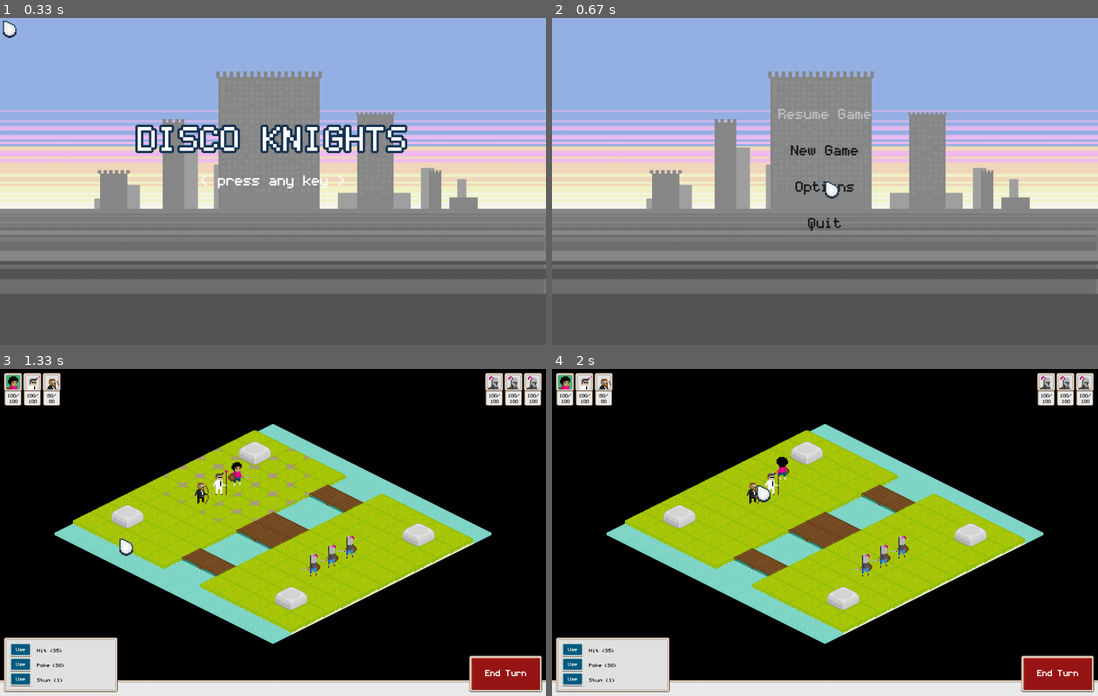
Above: before the commit, frames 1-4 (two rows, left to right).
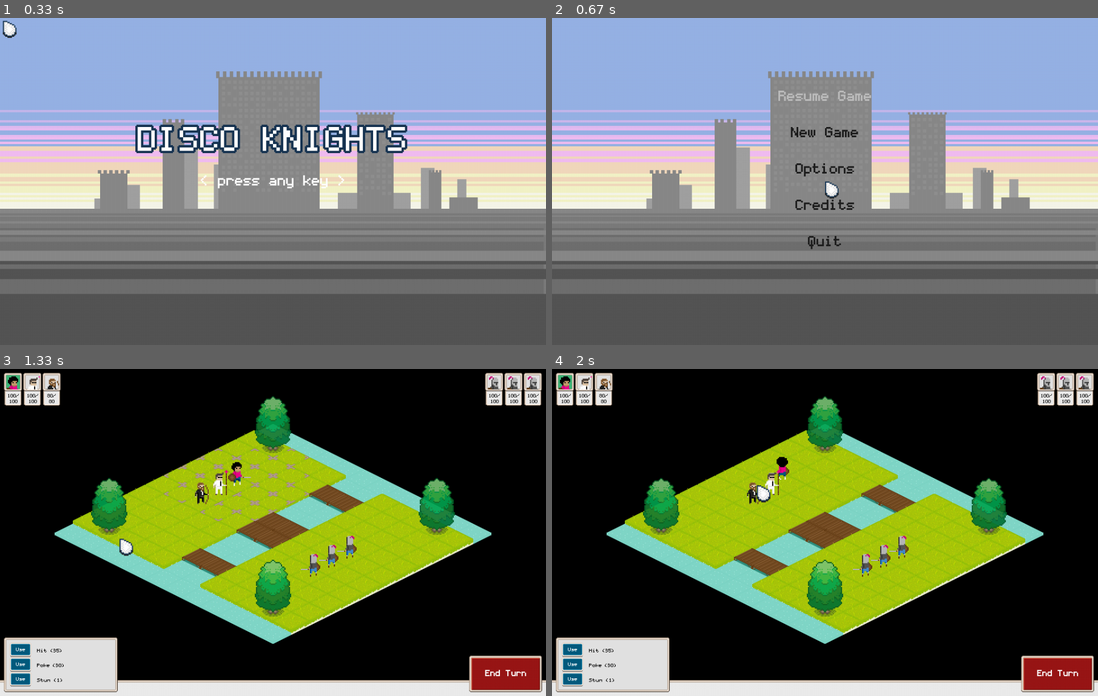
Above: after the commit, the same moments.

Repository: roopepal/discoknights
Game: pygame game, started from main.py
Same seed, same stepped clock (60 frames per second), same inputs: the game is played once before the commit and once after it.
Inputs (mouse positions are in pixels of both pictures, inside the frame that each line leads up to):
- Up to frame 1 (0.33 s): no input
- Up to frame 2 (0.67 s): click (825, 181) at 0.38 s
- Up to frame 3 (1.33 s): click "New Game" at 0.72 s; click "Map 1" at 1.05 s
- Up to frame 4 (2 s): press the mouse at (1059, 673) at 1.37 s; move the mouse to (917, 627) at 1.47 s; release the mouse at (770, 584) at 1.6 s; click (754, 486) at 1.72 s

Frame 1 is identical in both runs. In frame 2, 1.4% of the frame differs, in the area x 41-59%, y 22-71%; in frame 3, 4.4%, in the area x 16-84%, y 8-76%; in frame 4, 4.4%.

Commit message:
Added: config reader error handling, sound effects, credits

Diff:
--- a/action.py
+++ b/action.py
@@ -1,4 +1,6 @@
+from constants import MUSIC_DIR
 from queue import Queue
+import pygame, os
 
 class Action(object):
 
@@ -7,23 +9,35 @@
 	HEAL = 2
 	STUN = 3
 
-	def __init__(self, character, action_type, strength, action_range, name):
+	def __init__(self, character, action_type, strength, action_range, name, sound=None):
 		self.type = action_type
 		self.strength = strength
 		self.range = action_range
 		self.name = name
 		self.character = character
 
+		if sound:
+			self.sound = pygame.mixer.Sound(os.path.join(MUSIC_DIR, sound))
+		else:
+			self.sound = None
+
 
 	def perform(self, target_coordinates):
+		# Play action sound if sound effects are enabled and there is a sound
+		if self.sound and self.character.map.state.state_mgr.sound_effects:
+			self.sound.play()
+
 		# Turn towards target
 		self.character.turn_towards(target_coordinates)
+
 		# Get character at target square
 		target_character = self.character.map.square_at(target_coordinates).character
+
 		# If no character at the target coordinates
 		if not target_character:
 			print("Missed!")
 			return "Missed!"
+
 		else:
 			if self.type == Action.DAMAGE:
 				target_character.damage(self.strength)
--- a/ai.py
+++ b/ai.py
@@ -18,9 +18,8 @@
 			if not c.ai and not c.dead:
 				possible_targets.append(c)
 
-		# Prepare for Lee algorithm for distance calculations. Give every square a
-		# distance value. A large range ensures that all reachable squares on the
-		# map get covered.
+		# Prepare for Lee algorithm for distance calculations. Give every square a distance
+		# value. A large range ensures that all reachable squares on the map get covered.
 		full_range = self.character.map.width * self.character.map.height - 1
 		self.map.set_in_range(full_range, self.character.coordinates)
 
@@ -39,6 +38,8 @@
 				path = self.character.get_shortest_path(t.coordinates, ignore_range=True)
 				if path:
 					path_len = len(path)
+
+					print(t, path_len)
 
 					if not closest_enemy_path_len or path_len < closest_enemy_path_len:
 						closest_enemy = t
--- a/character.py
+++ b/character.py
@@ -70,9 +70,9 @@
 			self.health = self.max_health
 
 
-	def add_action(self, action_type, strength, action_range, description):
+	def add_action(self, action_type, strength, action_range, name, sound):
 		# Adds an action that the character can perform.
-		self.actions.append( Action(self, action_type, strength, action_range, description) )
+		self.actions.append( Action(self, action_type, strength, action_range, name, sound) )
 
 
 	def use_action(self, index, target_coordinates):
@@ -170,7 +170,7 @@
 
 				# if square is reachable, has a smaller range count from
 				# the starting point, and is walkable and empty
-				if not square.range_count == 0 and square.range_count < current_range_count \
+				if square and not square.range_count == 0 and square.range_count < current_range_count \
 				  and square.type.walkable and square.is_empty():
 					# add to the shortest path
 					path.append(n)
--- a/config_reader.py
+++ b/config_reader.py
@@ -10,6 +10,11 @@
 # can be used to get json representation of the config after reading
 #import json
 
+class ConfigFileError(Exception):
+	'''Defines an exception that the config reader throws in case of a corrupted file.'''
+
+	def __init__(self, message):
+		super(ConfigFileError, self).__init__(message)
 
 
 class ConfigReader(object):
@@ -27,45 +32,117 @@
 		file.close()
 
 
+	def check_parentheses(self, input):
+		'''Checks the given input for correct parentheses, brackets, and braces. Reports the line number for an error.'''
+
+		stack = []
+		line_nr = 0
+
+		for line in input:
+			line_nr += 1
+
+			# for each character in the line
+			for char in line:
+				# put openings in stack
+				if char == '(' or char == '[' or char == '{':
+					stack.append(char)
+
+				# check closings from stack
+				elif char == ')':
+					if len(stack) == 0:
+						raise ConfigFileError("Unmatched parentheses. Line {:}.".format(line_nr))
+					elif stack[-1] == '(':
+						stack.pop()
+					else:
+						raise ConfigFileError("Unmatched parentheses. Line {:}.".format(line_nr))
+
+				elif char == ']':
+					if len(stack) == 0:
+						raise ConfigFileError("Unmatched brackets. Line {:}.".format(line_nr))
+					elif stack[-1] == '[':
+						stack.pop()
+					else:
+						raise ConfigFileError("Unmatched brackets. Line {:}".format(line_nr))
+
+				elif char == '}':
+					if len(stack) == 0:
+						raise ConfigFileError("Unmatched braces. Line {:}.".format(line_nr))
+					elif len(stack) == 0 or stack[-1] == '{':
+						stack.pop()
+					else:
+						raise ConfigFileError("Unmatched braces. Line {:}".format(line_nr))
+
+		# if stack is not empty, there are unclosed closures
+		if not len(stack) == 0:
+
+			# inform what need to be closed
+			unclosed = ""
+			item_count = 0
+
+			for item in stack:
+				item_count += 1
+
+				# add commas if needed
+				if item_count > 1:
+					unclosed += ", "
+
+				unclosed += str(item)
+
+			raise ConfigFileError("Some closures not closed. Found unclosed '{:}'".format(unclosed))
+
+
 	def read_config(self, input):
-		'''Read config files and build a nested dictionary.'''
+		'''Read config files and return the contents in a dictionary form.'''
+
+		# Check input for matching parentheses, brackets, and braces.
+		self.check_parentheses(input)
+
+		# Return to beginning of file
+		input.seek(0)
 
 		self.config = []
 		self.current_line = ''
 		self.line_count = 0
 		self.block_index = -1
 
+		# Define 'next line' helper method
 		def nl():
+			'''Proceeds to the next line on the file.'''
 			self.current_line = input.readline().strip()
 			self.line_count += 1
 
+		# Count lines
 		self.lines_in_file = 0
 		for line in input:
 			self.lines_in_file += 1
 
+		# Ensure that the reader is in the beginning of the file
 		input.seek(0)
 
+		# Read first line
 		nl()
 
-		#header_parts = self.current_line.split()
-
-		'''
+		# check header
+		header_parts = self.current_line.split()
+
 		if header_parts[0] != "DISCO":
-			# raise error
-			print()
+			raise ConfigFileError("Unknown file type. Check file header.")
+
 		if header_parts[1] != "KNIGHTS":
-			# raise error
+			raise ConfigFileError("Unknown file type. Check file header.")
+
 		if header_parts[2].strip().lower() != 'config':
-			# raise error
-		'''
-
+			raise ConfigFileError("Unknown file type. Check file header.")
+
+
+		# go through the file line by line until no lines left
 		while self.line_count <= self.lines_in_file:
 
 			# If line doesn't start with #, go to the next line
 			if not self.current_line.startswith('#'):
 				nl()
 
-			# If the line is empty or a comment, jump back to the beginning of the loop
+			# If the line is empty or a comment, jump back to the beginning of the loop to go to the next line
 			if self.current_line == '' or self.current_line.startswith("//"):
 				continue
 
@@ -82,8 +159,10 @@
 					nl()
 
 				elif ":" in self.current_line:
+					# split the line where there is a colon
 					line_parts = self.current_line.split(":")
-					# If there's a beginning bracket after the colon, put the following into a list or a dict
+
+					# If there's a beginning curly brace after the colon, put the following parts into a list or a dict
 					if line_parts[1].strip() == "{":
 
 						# Save the key, it will be lost if a dict is created
@@ -94,35 +173,50 @@
 						if ":" in self.current_line:
 							self.config[self.block_index][key] = {}
 
+							# A closing curly brace on the line closes the dictionary
 							while not "}" in self.current_line:
+
+								# Separate keys and values
 								line_parts = self.current_line.split(":")
 
-								# If there is multiple values, create a list of the values
+								# If there is multiple values separated with commas, create a list of the values
 								if "," in line_parts[1]:
 									self.config[self.block_index][key][line_parts[0]] = [ value.strip() for value in line_parts[1].split(",") ]
+
+								# Otherwise just strip the value from extra spaces
 								else:
 									self.config[self.block_index][key][line_parts[0]] = line_parts[1].strip()
+
+								# Go to the next line
 								nl()
 
 						# If there is no colon, create a list
 						else:
 							self.config[self.block_index][key] = []
 
+							# A closing curly brace closes the list, keep going until there is one
 							while not "}" in self.current_line:
+
+								# Append the values separates by spaces to the list
 								self.config[self.block_index][key].append(self.current_line.split())
+
+								# Go to the next line
 								nl()
 
-						# Ending bracket was found, go to next line
+						# Ending bracket was found, go to the next line
 						nl()
 
-					# If there's no beginning bracket, just take the value and do not create another structure
+					# If there's no beginning bracket, take the value and do not create another structure
 					else:
 						self.config[self.block_index][line_parts[0]] = line_parts[1].strip()
+
+						# Go to the next line
 						nl()
 
 		#print("The following config was created:")
 		#print(json.dumps(self.config, indent=2))
 
+		# Return the config dictionary built
 		return self.config
 
 
@@ -138,7 +232,10 @@
 			# Square types
 			if item["id"].lower() == "squaretype":
 				print("Building squaretype '{:}'...".format(item["name"]))
-				mp.add_squaretype(
+
+				# Try adding a square type based on the config file
+				try:
+					mp.add_squaretype(
 					SquareType(
 						item["name"],
 						item["short"],
@@ -146,11 +243,16 @@
 						item["sprite"]
 						)
 					)
+				except:
+					raise ConfigFileError("There was a problem building the square type '{:}'. Make sure the map configuration file is properly formatted.".format(item["name"]))
 
 			# Object types
 			elif item["id"].lower() == "object":
 				print("Building object type '{:}'...".format(item["name"]))
-				mp.add_object_type(
+
+				# Try adding an object type based on the config file
+				try:
+					mp.add_object_type(
 					ObjectType(
 						item["name"],
 						item["short"],
@@ -159,15 +261,22 @@
 						int(item["offset_y"])
 						)
 					)
-
-			# Map squares and objects in squares
+				except:
+					raise ConfigFileError("There was a problem building the object type '{:}'. Make sure the map configuration file is properly formatted.".format(item["name"]))
+
+			# Build map squares and objects in squares
 			elif item["id"].lower() == "map" and int(item["index"]) == map_index:
 				print("Building map...")
-				mp.build_squares(
+
+				# Try building based on the config file
+				try:
+					mp.build_squares(
 					int( item["height"] ),
 					int( item["width"] ),
 					item["squares"]
 					)
+				except:
+					raise ConfigFileError("There was a problem building map number {:}. Make sure the map configuration file is properly formatted.".format(item["index"]))
 
 		# return built map base
 		return mp
@@ -189,47 +298,68 @@
 				else:
 					walk_sprites = None
 
-				# create a new Character object
-				new_character = Character(
-									item["name"],
-									int(item["max_health"]),
-									int(item["move_range"]),
-									item["is_ai"].lower() == "true",
-									item["stand_sprites"],
-									walk_sprites
-									)
-
-				# read coordinates to add character at
-				coordinates = Coordinates(int(item["x"]), int(item["y"]))
+				# Try creating a new Character object
+				try:
+					new_character = Character(
+										item["name"],
+										int(item["max_health"]),
+										int(item["move_range"]),
+										item["is_ai"].lower() == "true",
+										item["stand_sprites"],
+										walk_sprites
+										)
+				except:
+					raise ConfigFileError("There was a problem building character '{:}'. Make sure the map configuration file is properly formatted.".format(item["name"]))
+
+				# try to read coordinates to add character at
+				try:
+					coordinates = Coordinates(int(item["x"]), int(item["y"]))
+				except:
+					raise ConfigFileError("Invalid coordinates for character '{:}'. Make sure the map configuration file is properly formatted.".format(item["name"]))
 
 				# if there is a square and it is empty, add character there
 				if mp.contains_coordinates(coordinates) and mp.square_at(coordinates).type.walkable:
 					mp.add_character(new_character, Coordinates(int(item["x"]), int(item["y"])), getattr(direction, item["facing"].upper()))
 
-				# otherwise print reason for failure
+				# otherwise print reason for failure, without crashing the whole program
 				elif not mp.square_at(coordinates).type.walkable:
 					print("Cannot add character to {:}, square type '{:}' not walkable.".format(coordinates, mp.square_at(coordinates).type.name))
 				elif not mp.contains_coordinates(coordinates):
 					print("Cannot add character to {:}, out of bounds.".format(coordinates))
 
-				# Create actions for characters
+				# Create actions for characters, loops over all items again to find all actions even if they come before the character
 				for item2 in character_config:
+
+					# If action was found and the character name matches the current character
 					if item2["id"].lower() == "action" and item2["character"] == new_character.name:
 
 						# if more than 3 actions have been given
 						if len(new_character.actions) > 3:
-							print("Cannot have more than 3 actions.")
+							print("A character cannot have more than 3 actions.")
 
 						# if at most 3 actions have been given
 						else:
 							print("Adding action {:} to character {:}...".format(item2["name"], item2["character"]))
-							new_character.add_action(
+
+							# read optional sound effect for action
+							if "sound" in item2.keys():
+								sound = item2["sound"]
+							else:
+								sound = None
+
+							# try adding the action
+							try:
+								new_character.add_action(
 									getattr(Action, item2["type"].upper()),
 									int(item2["strength"]),
 									int(item2["max_range"]),
-									item2["name"]
+									item2["name"],
+									sound
 									)
-
+							except:
+								raise ConfigFileError("Could not add action to character '{:}'. Make sure the map configuration file is properly formatted.".format(new_character.name))
+
+		# Return the map back with the characters
 		return mp
 
 
--- a/constants.py
+++ b/constants.py
@@ -61,9 +61,13 @@
 
 # Music
 VOLUME = 0.2
-MUSIC_DIR = "music"
+MUSIC_DIR = "sounds"
+
 INTRO_MUSIC_PATH = os.path.join(MUSIC_DIR, "struck_by_the_rain.ogg")
 GAME_MUSIC_PATH = os.path.join(MUSIC_DIR, "yellow_copter_short.ogg")
+
+VICTORY_MUSIC_PATH = os.path.join(MUSIC_DIR, "victory.ogg")
+LOSE_MUSIC_PATH = os.path.join(MUSIC_DIR, "lost_game2.ogg")
 
 # Colors
 BLACK = (0,0,0)
@@ -74,3 +78,6 @@
 MENU_OPTION_COLOR = (30,30,30)
 MENU_OPTION_HOVER_COLOR = WHITE
 MENU_OPTION_GREYED_COLOR = (190,190,190)
+
+# Credits
+CREDITS_PATH = "credits.txt"
--- a/map_view.py
+++ b/map_view.py
@@ -19,8 +19,6 @@
 		# calculate the pixel width and height of the map to be drawed
 		self.width = (self.map.width + self.map.height) * TILE_W / 2
 		self.height = (self.map.width + self.map.height) * TILE_H / 2 + 8	# 8 is the 'thickness' of a square
-
-		print(self.width, self.height)
 
 		# set draw offset to center the map horizontally on the surface
 		self.draw_offset_x = self.width / 2 - TILE_W / 2
--- a/menu.py
+++ b/menu.py
@@ -27,7 +27,6 @@
 		self.function = function
 		# set parameter
 		self.func_parameter = func_parameter
-		print("Got parameter: " + str(func_parameter))
 
 		# prepare images
 		self.set_images()
--- a/square.py
+++ b/square.py
@@ -26,4 +26,4 @@
             return False
 
     def __str__(self):
-        return "[{:}]".format(self.squaretype)
+        return "[{:}]".format(self.type)
--- a/state.py
+++ b/state.py
@@ -21,6 +21,10 @@
 		pygame.mouse.set_visible(False)
 		self.cursor = pygame.image.load(CURSOR_PATH).convert_alpha()
 		self.cursor_pos = self.cursor.get_rect()
+
+		# prepare music and sound effect toggles
+		self.music = True
+		self.sound_effects = True
 
 		# init config reader (reads config files)
 		self.config_reader = config_reader.ConfigReader()
@@ -35,11 +39,12 @@
 		self.options_menu = OptionsMenuState(self)
 		self.sound_menu = SoundMenuState(self)
 		self.display_menu = DisplayMenuState(self)
+		self.credits = CreditsState(self)
 
 		# init game state
 		self.game = None
 
-		# start game in menu
+		# start program at intro screen
 		self.current_state = self.intro_screen
 
 
@@ -70,7 +75,8 @@
 		return screen
 
 
-	def play_music(self, file_path, new_volume = None):
+	def play_music(self, file_path, loop=-1, new_volume=None):
+
 		# check for mixer
 		if not pygame.mixer.get_init():
 			pygame.mixer.init()
@@ -84,8 +90,8 @@
 			music = pygame.mixer.music.load(file_path)
 			# set volume
 			pygame.mixer.music.set_volume(volume)
-			# set channel, and loop music
-			channel = pygame.mixer.music.play(-1)
+			# play music
+			pygame.mixer.music.play(loop)
 
 
 
@@ -124,6 +130,7 @@
 
 		# load background image
 		self.bg = pygame.image.load(INTRO_BACKGROUND_PATH).convert()
+
 		# load text surfaces and set default
 		self.text_image_white = XL_FONT.render("< press any key >", 0, WHITE)
 		self.text_image_grey = XL_FONT.render("< press any key >", 0, MENU_OPTION_COLOR)
@@ -200,6 +207,7 @@
 			self.running = False
 			# disable "resume game" option
 			self.state_mgr.main_menu.menu.options[0].greyed = True
+
 
 	def update(self):
 		# check for winner
@@ -240,6 +248,7 @@
 			self.screen.blit(self.map.view.event_text, self.map.view.event_text_rect)
 
 
+
 class MenuState(State):
 	'''Parent class for menus'''
 	def __init__(self, state_mgr):
@@ -265,6 +274,10 @@
 	def go_to_main_menu(self):
 		self.state_mgr.go_to(self.state_mgr.main_menu)
 
+		# check if music is playing, otherwise play intro music
+		if not pygame.mixer.music.get_busy():
+			self.state_mgr.play_music(INTRO_MUSIC_PATH)
+
 	def go_to_choose_map(self):
 		self.state_mgr.go_to(self.state_mgr.choose_map_menu)
 
@@ -276,6 +289,10 @@
 
 	def go_to_display(self):
 		self.state_mgr.go_to(self.state_mgr.display_menu)
+
+	def go_to_credits(self):
+		self.state_mgr.credits.reset_position()
+		self.state_mgr.go_to(self.state_mgr.credits)
 
 	def resume_game(self):
 		self.state_mgr.go_to(self.state_mgr.game)
@@ -305,13 +322,14 @@
 		# set name
 		self.name = "Main Menu"
 
-		# init parent class
+		# parent class init
 		MenuState.__init__(self, state_mgr)
 
 		# add menu options
 		self.menu.options.append( MenuOption(self.menu, "Resume Game", self.resume_game, greyed=True) )
 		self.menu.options.append( MenuOption(self.menu, "New Game", self.go_to_choose_map) )
 		self.menu.options.append( MenuOption(self.menu, "Options", self.go_to_options) )
+		self.menu.options.append( MenuOption(self.menu, "Credits", self.go_to_credits) )
 		self.menu.options.append( MenuOption(self.menu, "Quit", self.quit) )
 
 		# set option positioning
@@ -325,7 +343,7 @@
 		# set name
 		self.name = "Options"
 
-		# init parent class
+		# parent class init
 		MenuState.__init__(self, state_mgr)
 
 		# add menu options
@@ -347,39 +365,35 @@
 		# set name
 		self.name = "Options"
 
-		# init parent class
+		# parent class init
 		MenuState.__init__(self, state_mgr)
 
 		# add menu options
 		self.menu.options.append( MenuOption(self.menu, "Music: ON", self.toggle_music) )
-		#self.menu.options.append( MenuOption(self.menu, "Effects: ON", self.toggle_effects) )
+		self.menu.options.append( MenuOption(self.menu, "Effects: ON", self.toggle_effects) )
 		self.menu.options.append( MenuOption(self.menu, "Back to Options", self.go_to_options) )
-
-		# set sound toggles
-		self.music_on = True
-		self.effects_on = True
 
 		# set option positioning
 		self.set_rects()
 
 
 	def toggle_music(self):
-		if self.music_on:
+		if self.state_mgr.music:
 			pygame.mixer.music.set_volume(0)
-			self.music_on = False
+			self.state_mgr.music = False
 			self.menu.options[0].text = "Music: OFF"
 		else:
 			pygame.mixer.music.set_volume(VOLUME)
-			self.music_on = True
+			self.state_mgr.music = True
 			self.menu.options[0].text = "Music: ON"
 
 
 	def toggle_effects(self):
-		if self.effects_on:
-			self.effects_on = False
+		if self.state_mgr.sound_effects:
+			self.state_mgr.sound_effects = False
 			self.menu.options[1].text = "Effects: OFF"
 		else:
-			self.effects_on = True
+			self.state_mgr.sound_effects = True
 			self.menu.options[1].text = "Effects: ON"
 
 
@@ -390,7 +404,7 @@
 		# set name
 		self.name = "Options"
 
-		# init parent class
+		# parent class init
 		MenuState.__init__(self, state_mgr)
 
 		# add menu options
@@ -424,7 +438,7 @@
 			# set name
 			self.name = "Options"
 
-			# init parent class
+			# parent class init
 			MenuState.__init__(self, state_mgr)
 
 			# add menu options
@@ -451,23 +465,29 @@
 
 
 class GameOverMenuState(MenuState):
-		'''Game over menu, shows the end result'''
+		'''Game over menu, shows the end result.'''
 
 		def __init__(self, state_mgr, winner):
 			# set name
 			self.name = "Options"
 
-			# init parent class
+			# parent class init
 			MenuState.__init__(self, state_mgr)
 
 			# get game over banner image
 			self.image = pygame.image.load(GAME_OVER_BANNER_PATH).convert_alpha()
-			# get text based on who own
+
+			# set text and music based on who own
 			if winner == 1:
 				self.text = "You Won!"
+				self.state_mgr.play_music(VICTORY_MUSIC_PATH, loop=0)
 			else:
 				self.text = "You Lost!"
+				self.state_mgr.play_music(LOSE_MUSIC_PATH, loop=0)
+
+			# draw text
 			self.text = XXL_FONT.render(self.text, True, BLACK)
+
 			# blit text on image
 			self.image.blit(self.text, self.text.get_rect(center=self.image.get_rect().center))
 
@@ -478,17 +498,114 @@
 
 			# add back to main menu option
 			self.menu.options.append( MenuOption(self.menu, "Go to Main Menu", self.go_to_main_menu) )
+
 			# set menu option positioning below the banner
 			self.menu.options[0].rect.centerx = self.screen.get_rect().centerx
 			self.menu.options[0].rect.top = self.screen.get_height() - self.screen.get_height() / 5
 
 
-
 		def draw(self):
-			# clear background
-			self.menu.screen.fill(BLACK)
+			# draw background
+			self.screen.blit(self.bg, (0,0))
 			# draw banner
 			self.screen.blit(self.image, self.image_rect)
 			# draw options
 			for option in self.menu.options:
 				option.draw()
+
+
+
+class CreditsState(State):
+	'''Scrolling credits.'''
+
+	def __init__(self, state_mgr):
+
+		# parent class init
+		State.__init__(self, state_mgr)
+
+		# load background image
+		self.bg = pygame.image.load(MENU_BACKGROUND_PATH).convert()
+
+		# use the same event handler as the intro screen
+		self.event_handler = self.state_mgr.intro_screen.event_handler
+
+		# draw credits surface
+		self.draw_credits()
+
+
+	def get_credits(self):
+		'''Reads credits from the credits file.'''
+
+		# add lines to list
+		credits = []
+		line_count = 0
+
+		file = open(CREDITS_PATH, 'r')
+
+		for line in file:
+			# remove new line characters
+			line = line.rstrip("\r\n")
+			# add to list
+			credits.append(line)
+			# increment line count
+			line_count += 1
+
+		file.close()
+
+		# return text and line count
+		return credits, line_count
+
+
+	def draw_credits(self):
+		'''Draws a surface with the credits text.'''
+
+		# get text and line count
+		self.text, self.line_count = self.get_credits()
+
+		# create surface based on line count with line height 25px
+		self.image = pygame.Surface((self.screen.get_width(), self.line_count * 25), pygame.SRCALPHA)
+
+		# set initial position below screen
+		self.rect = self.image.get_rect()
+		self.rect.top = self.screen.get_height() + 50
+
+		# draw text lines on surface
+		line_count = 0
+
+		for line in self.text:
+
+			# lines ending with colon get a larger heading font
+			if line.endswith(":"):
+				text_image = XL_FONT.render(line, True, BLACK).convert_alpha()
+			else:
+				text_image = L_FONT.render(line, True, BLACK).convert_alpha()
+
+			# position to center horizontally, and based on line count vertically
+			text_rect = text_image.get_rect()
+			text_rect.centerx = self.screen.get_rect().centerx
+			text_rect.top = line_count * 25
+
+			self.image.blit(text_image, text_rect)
+
+			line_count += 1
+
+
+	def reset_position(self):
+		'''Sets the position below the screen'''
+		self.rect.top = self.screen.get_height() + 50
+
+
+	def update(self):
+		'''Scrolls the credits up.'''
+
+		self.rect.move_ip(0, -1)
+
+		# warp back from bottom
+		if self.rect.top < (- self.image.get_height()):
+			self.reset_position()
+
+
+	def draw(self):
+
+		self.screen.blit(self.bg, (0,0))
+		self.screen.blit(self.image, self.rect)
--- a/turn_controller.py
+++ b/turn_controller.py
@@ -49,7 +49,6 @@
 
 			# if character is stunned or dead, skip it
 			if self.current_character.stunned > 0:
-				# set message variable here also								#TODO!
 				self.current_character.stunned -= 1
 				self.next()
 			elif self.current_character.dead:
Not shown, changed: character_config
Not shown, added: credits.txt
Binary file added: graphics/tree.png
Not shown, changed: map_config
Not shown, added: sounds/crossbow.ogg
Not shown, added: sounds/heal.ogg
Not shown, added: sounds/lost_game.ogg
Not shown, added: sounds/lost_game2.ogg
Not shown, added: sounds/punch.ogg
Not shown, added: sounds/spell.ogg
Not shown, added: sounds/struck_by_the_rain.ogg
Not shown, added: sounds/sword.ogg
(and 2 more such lines)
